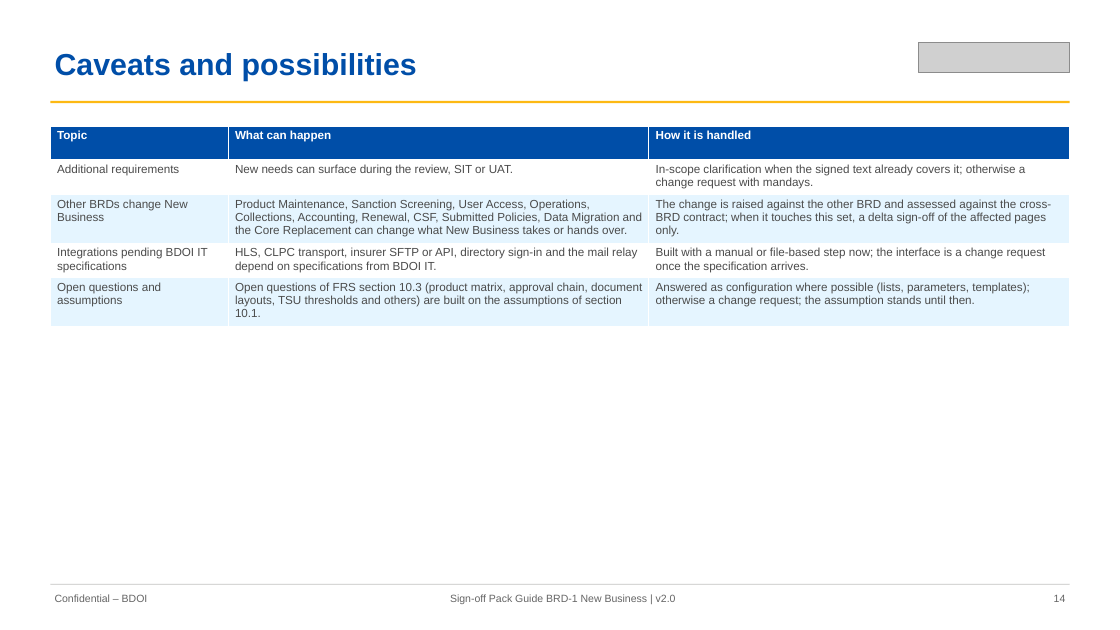
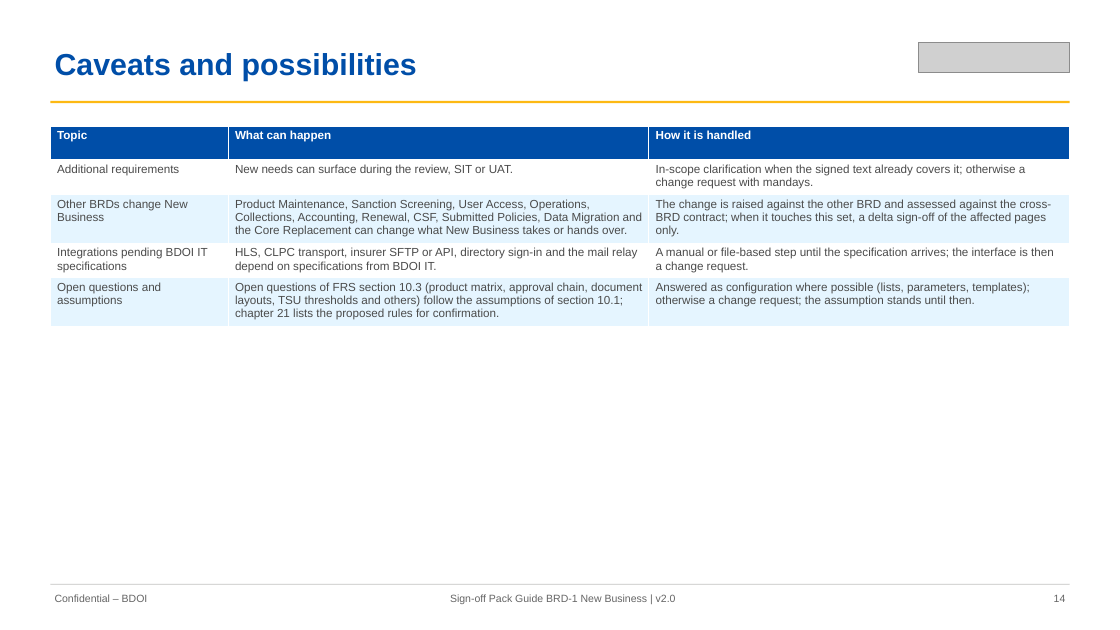
Before and after one commit to IortaTexhNXT-DEV/FinVerse, a slide deck: slide 14 of docs/deliverables/out/Drop-1_Transactional/BRD-01_New_Business/01_BIBS_GuideDeck_BRD-01_New_Business_v2.0.pptx. Drawn at 1120x630 pixels with LibreOffice and Linux fonts; fonts in the diff are those of the drawing; grey boxes stand for pictures. Boxes give left, top, right and bottom in pixels: in the first picture for what was removed or moved away, otherwise in the second. Text is boxed around its words. In the diff, an @@ line names an element or a change of style, - is before the commit and + after.

Commit message:
Rebuild the BRD-01, BRD-03 and BRD-11 sign-off sets v2.0 (00-06) with the retaken screenshots; record names in words in the not found messages read from the code; BRD-12 personas in the BRD-11 role matrix

```diff
--- a/docs/deliverables/out/Drop-1_Transactional/BRD-01_New_Business/01_BIBS_GuideDeck_BRD-01_New_Business_v2.0.pptx
+++ b/docs/deliverables/out/Drop-1_Transactional/BRD-01_New_Business/01_BIBS_GuideDeck_BRD-01_New_Business_v2.0.pptx
@@ table at <box>50,126,1070,324</box> @@
-row 4, column 3: Built with a manual or file-based step now; the interface is a change request once the specification arrives.
+row 4, column 3: A manual or file-based step until the specification arrives; the interface is then a change request.
-row 5, column 2: Open questions of FRS section 10.3 (product matrix, approval chain, document layouts, TSU thresholds and others) are built on the assumptions of section 10.1.
+row 5, column 2: Open questions of FRS section 10.3 (product matrix, approval chain, document layouts, TSU thresholds and others) follow the assumptions of section 10.1; chapter 21 lists the proposed rules for confirmation.
```
Also in this commit, not shown: 11 other slides changed, 30 other files.
